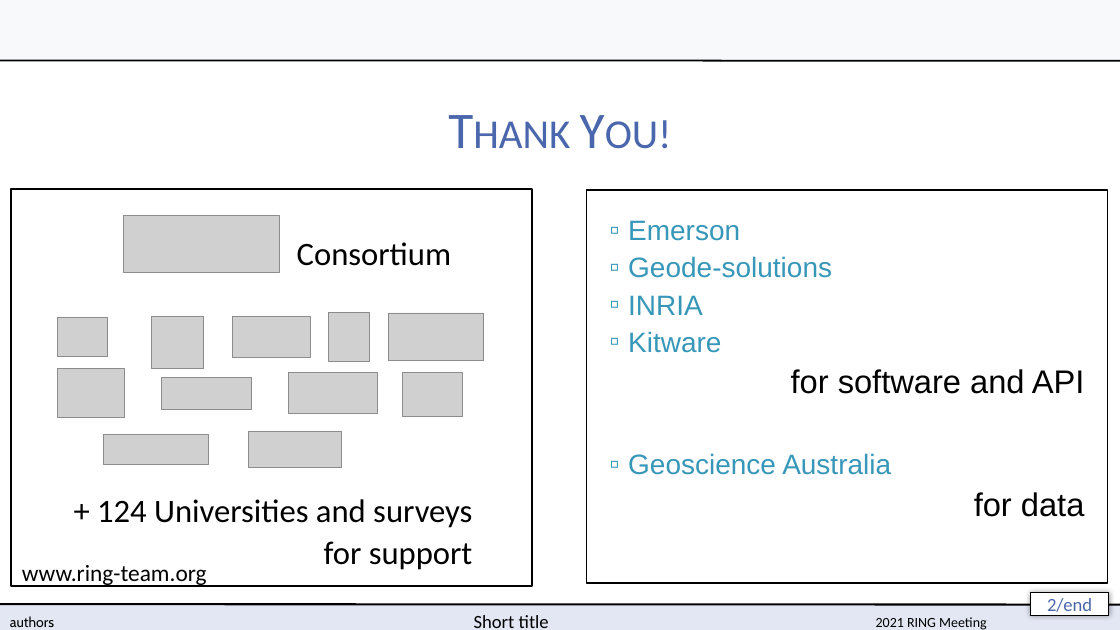
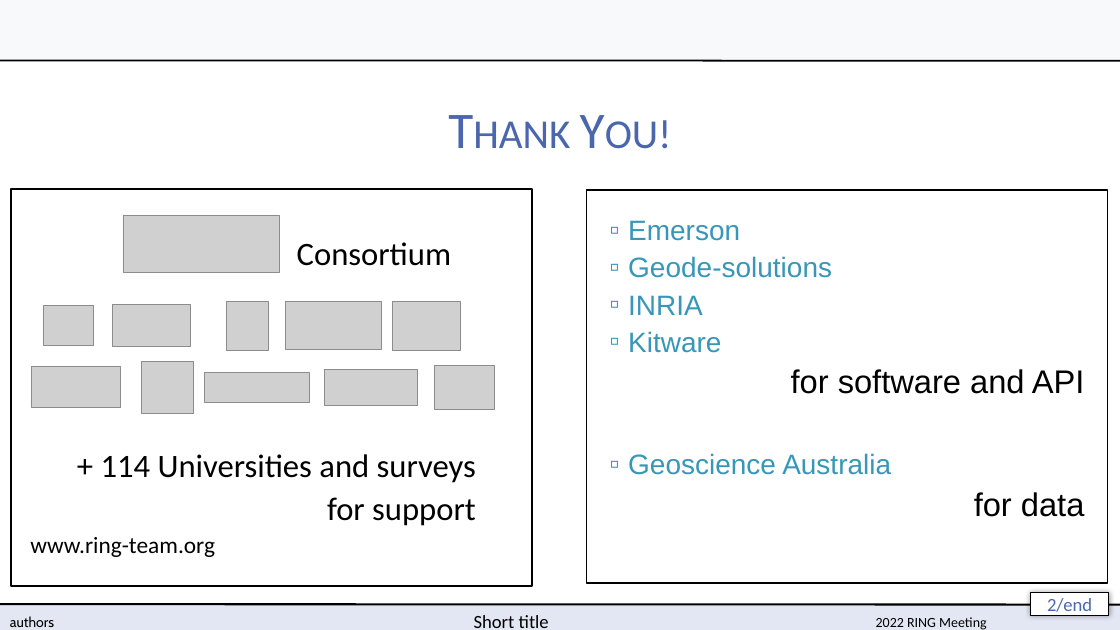
Before and after one commit to ring-papers/RINGMeeting_template, a slide deck: slide 2 of slides/RINGMeeting_slides.potx. Drawn at 1120x630 pixels with LibreOffice and Linux fonts; fonts in the diff are those of the drawing; grey boxes stand for pictures; background and template pictures are left out. Boxes give left, top, right and bottom in pixels: in the first picture for what was removed or moved away, otherwise in the second. Text is boxed around its words. In the diff, an @@ line names an element or a change of style, - is before the commit and + after.

```diff
--- a/slides/RINGMeeting_slides.potx
+++ b/slides/RINGMeeting_slides.potx
@@ picture: place and size @@
-picture at (57,318,108,357)
+picture at (44,306,94,345)
@@ picture: place and size @@
-picture at (232,316,310,358)
+picture at (113,305,191,347)
@@ picture: place and size @@
-picture at (329,313,370,361)
+picture at (227,302,268,350)
@@ picture: place and size @@
-picture at (388,313,484,361)
+picture at (286,302,381,350)
@@ picture: place and size @@
-picture at (57,369,124,418)
+picture at (393,302,460,350)
@@ picture: place and size @@
-picture at (289,373,378,414)
+picture at (32,367,121,408)
@@ picture: place and size @@
-picture at (151,316,203,368)
+picture at (142,361,194,413)
@@ picture removed at (161,377,251,409) @@
@@ picture: place and size @@
-picture at (103,434,208,465)
+picture at (204,372,309,402)
@@ picture: place and size @@
-picture at (249,431,341,467)
+picture at (324,369,417,405)
@@ picture: place and size @@
-picture at (402,373,462,417)
+picture at (434,365,494,409)
@@ text "+ 114 Universities and surveys": place and size @@
-text "+ 114 Universities and surveys" at (97,499,473,570)
+text "+ 114 Universities and surveys" at (101,454,476,526)
@@ text at (101,454,476,483): text changed @@
-+ 124 Universities and surveys
++ 114 Universities and surveys
@@ text "www.ring-team.org": place and size @@
-text "www.ring-team.org" at (22,565,207,587)
+text "www.ring-team.org" at (30,537,215,557)
@@ text at (876,617,986,630): text changed @@
-2021 RING Meeting
+2022 RING Meeting
```
Also in this commit, not shown: 3 other files.
